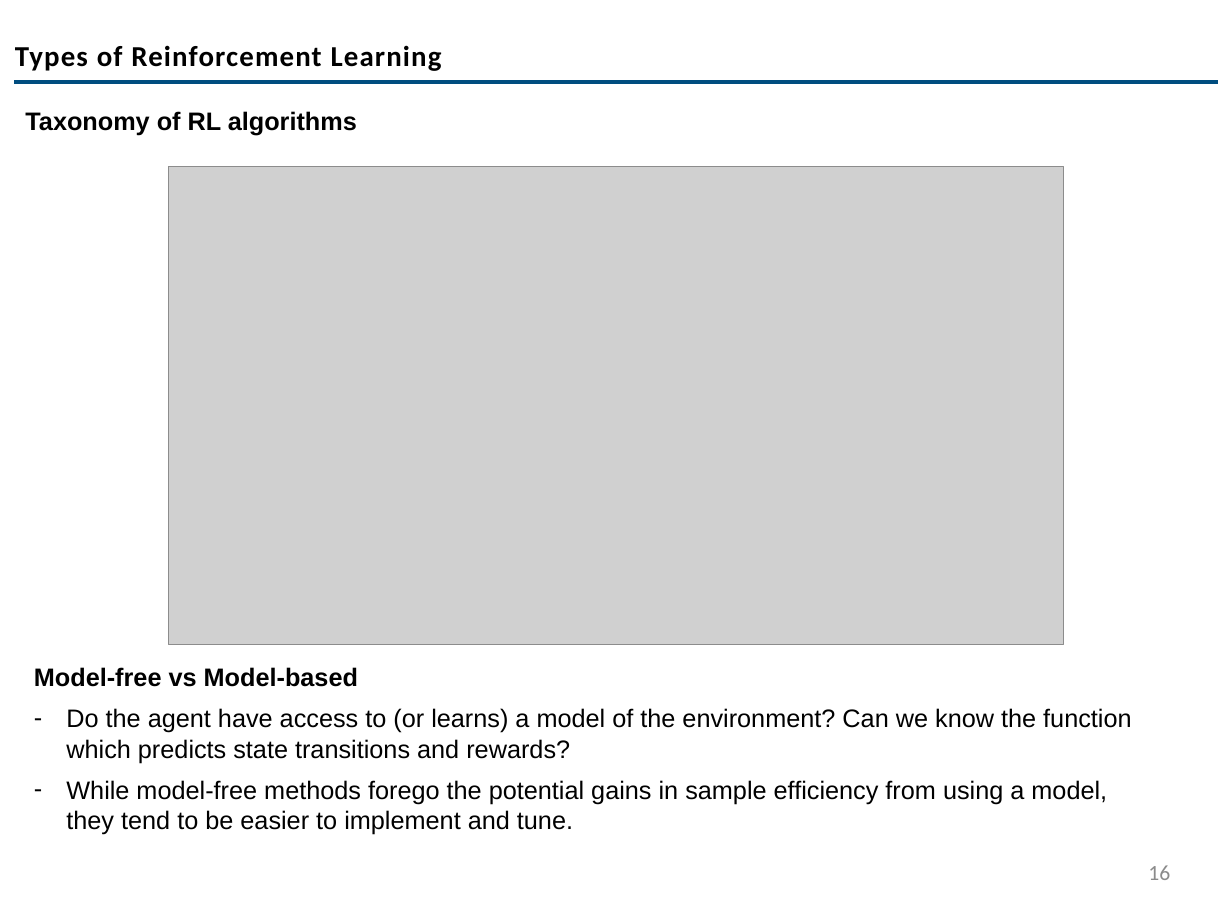
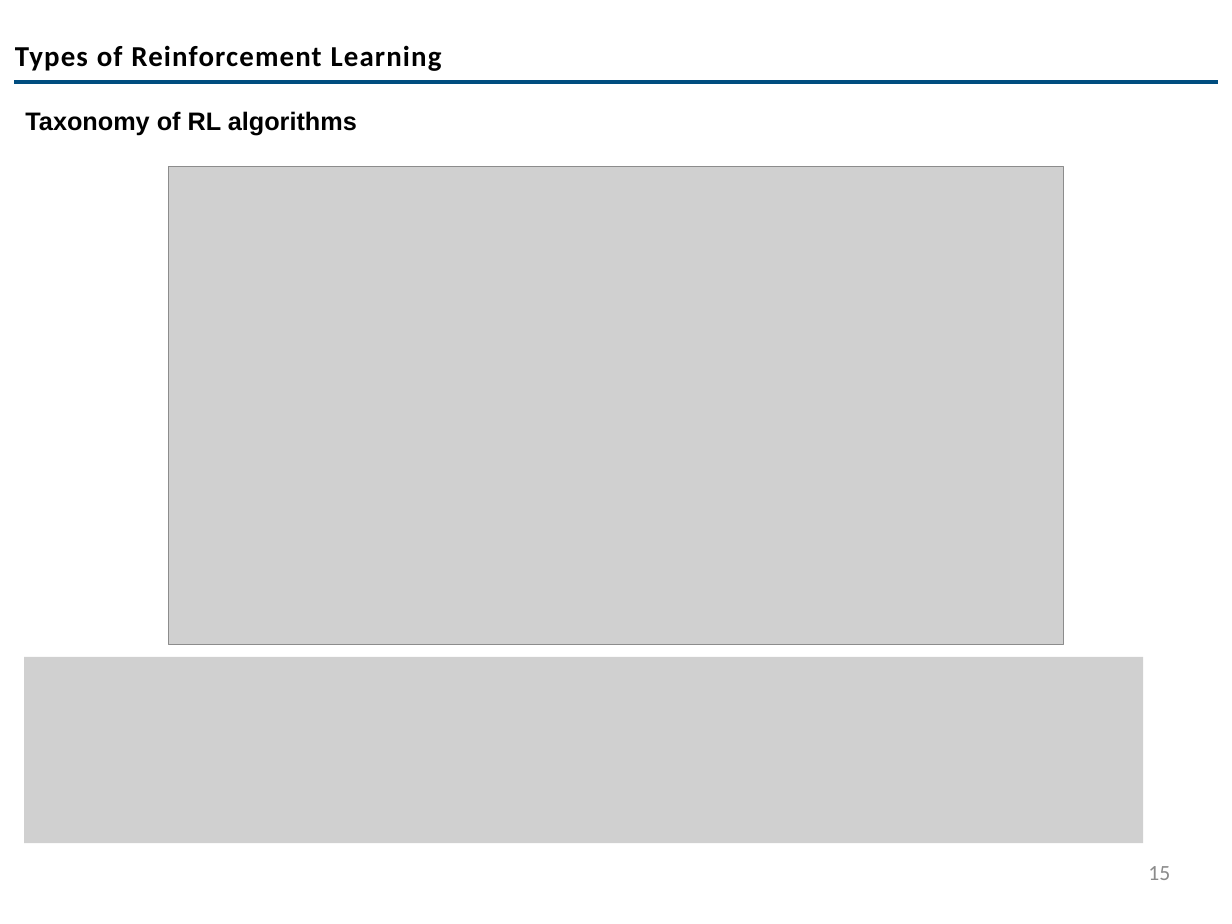
Before and after one commit to codemoo/MLCS-Internship-Program, a slide deck: slide 15 of 004 Reinforcement Learning/Introduction to RL-Part1.pptx (slide 16 before the commit). Drawn at 1232x924 pixels with LibreOffice and Linux fonts; fonts in the diff are those of the drawing; grey boxes stand for pictures; background and template pictures are left out. Boxes give left, top, right and bottom in pixels: in the first picture for what was removed or moved away, otherwise in the second. Text is boxed around its words. In the diff, an @@ line names an element or a change of style, - is before the commit and + after.

```diff
--- a/004 Reinforcement Learning/Introduction to RL-Part1.pptx
+++ b/004 Reinforcement Learning/Introduction to RL-Part1.pptx
@@ picture added at <box>24,657,1144,843</box> @@
@@ text removed at <box>34,667,1131,835</box> @@
-Model-free vs Model-based
-– Do the agent have access to (or learns) a model of the environment? Can we know the function which predicts state transitions and rewards?
-– While model-free methods forego the potential gains in sample efficiency from using a model, they tend to be easier to implement and tune.
@@ page number at <box>1148,866,1170,880</box>: text changed @@
-16
+15
```
Also in this commit, not shown: 3 other slides changed, 1 slide removed, 1 other file.
